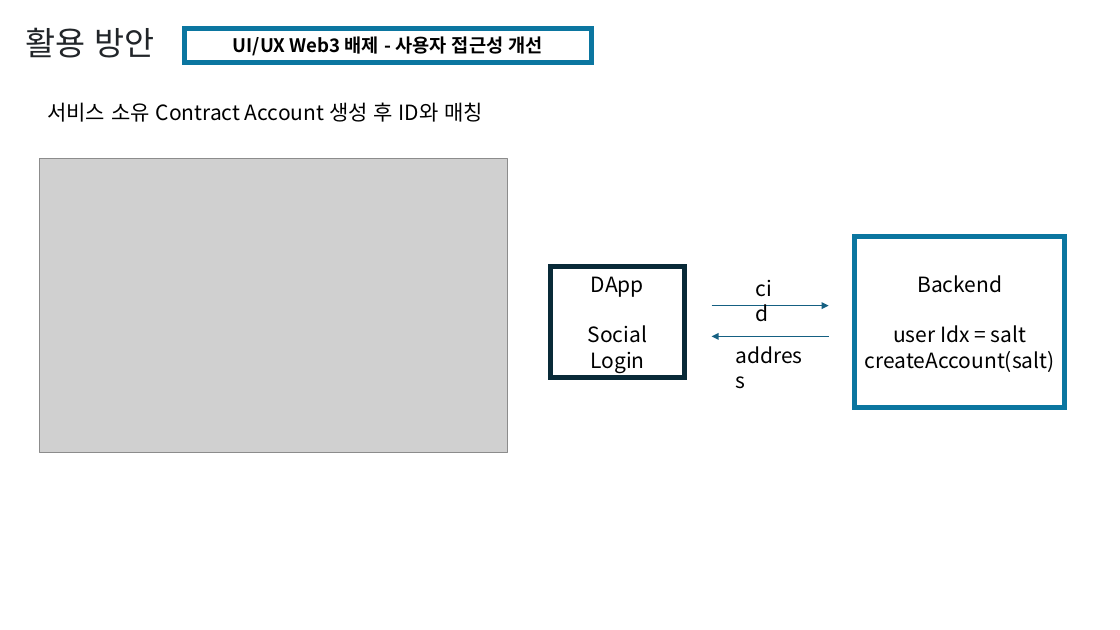
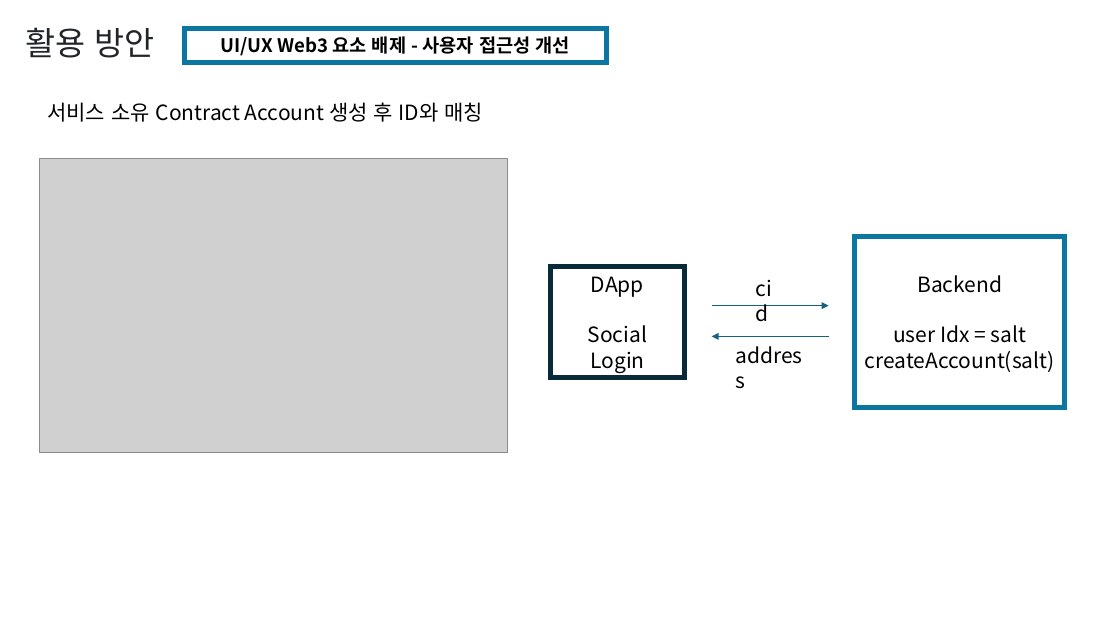
Before and after one commit to yyyljy/erc4337_alchemybundler, a slide deck: slide 12 of ERC4337.pptx. Drawn at 1120x630 pixels with LibreOffice and Linux fonts; fonts in the diff are those of the drawing; grey boxes stand for pictures. Boxes give left, top, right and bottom in pixels: in the first picture for what was removed or moved away, otherwise in the second. Text is boxed around its words. In the diff, an @@ line names an element or a change of style, - is before the commit and + after.

```diff
--- a/ERC4337.pptx
+++ b/ERC4337.pptx
@@ rectangle "UI/UX Web3 요소 배제 - ...": place and size @@
-rectangle "UI/UX Web3 요소 배제 - ..." at (184, 29, 592, 62)
+rectangle "UI/UX Web3 요소 배제 - ..." at (184, 29, 607, 62)
@@ text in rectangle at (221, 36, 570, 56): text changed @@
-UI/UX Web3 배제 - 사용자 접근성 개선
+UI/UX Web3 요소 배제 - 사용자 접근성 개선
```
Also in this commit, not shown: 2 other slides changed, 10 other files.
